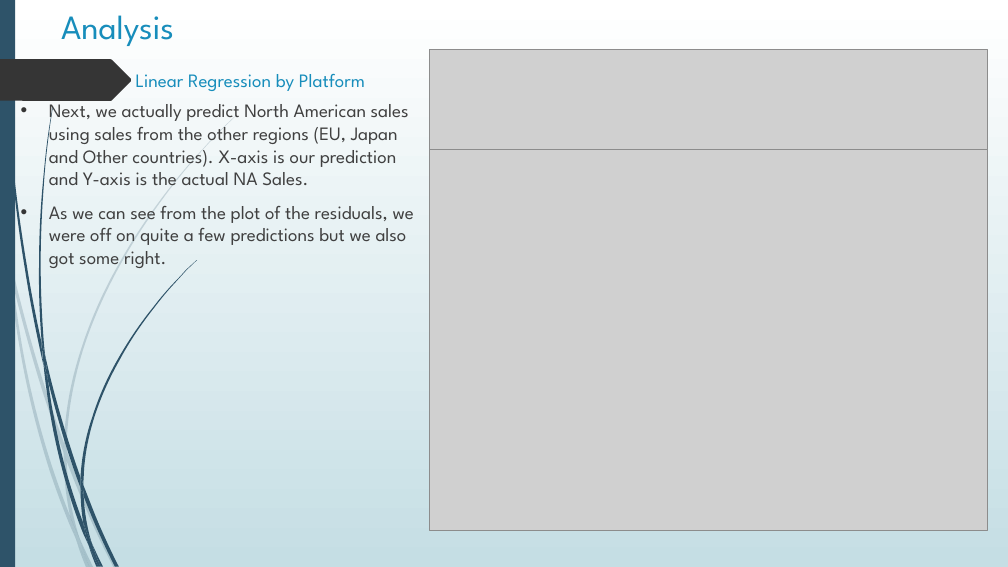
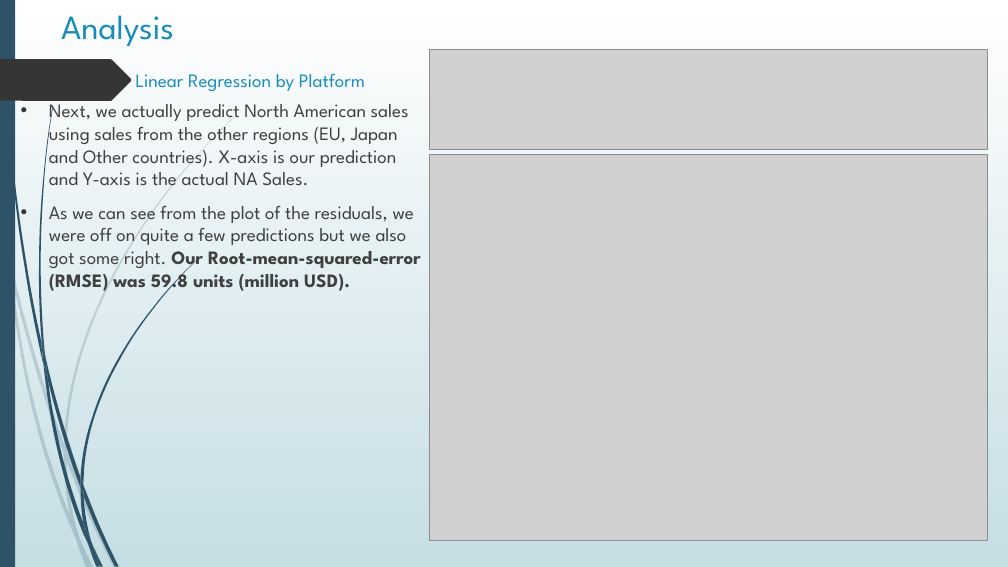
Before and after one commit to MarkovCredit/Project_1_Team6, a slide deck: slide 10 of PP_Final.pptx. Drawn at 1008x567 pixels with LibreOffice and Linux fonts; fonts in the diff are those of the drawing; grey boxes stand for pictures. Boxes give left, top, right and bottom in pixels: in the first picture for what was removed or moved away, otherwise in the second. Text is boxed around its words. In the diff, an @@ line names an element or a change of style, - is before the commit and + after.

```diff
--- a/PP_Final.pptx
+++ b/PP_Final.pptx
@@ picture: place and size @@
-picture at <box>430,150,988,531</box>
+picture at <box>430,154,988,540</box>
@@ text at <box>49,206,421,293</box>: text changed @@
-• As we can see from the plot of the residuals, we were off on quite a few predictions but we also got some right.
+• As we can see from the plot of the residuals, we were off on quite a few predictions but we also got some right. Our Root-mean-squared-error (RMSE) was 59.8 units (million USD).
```
